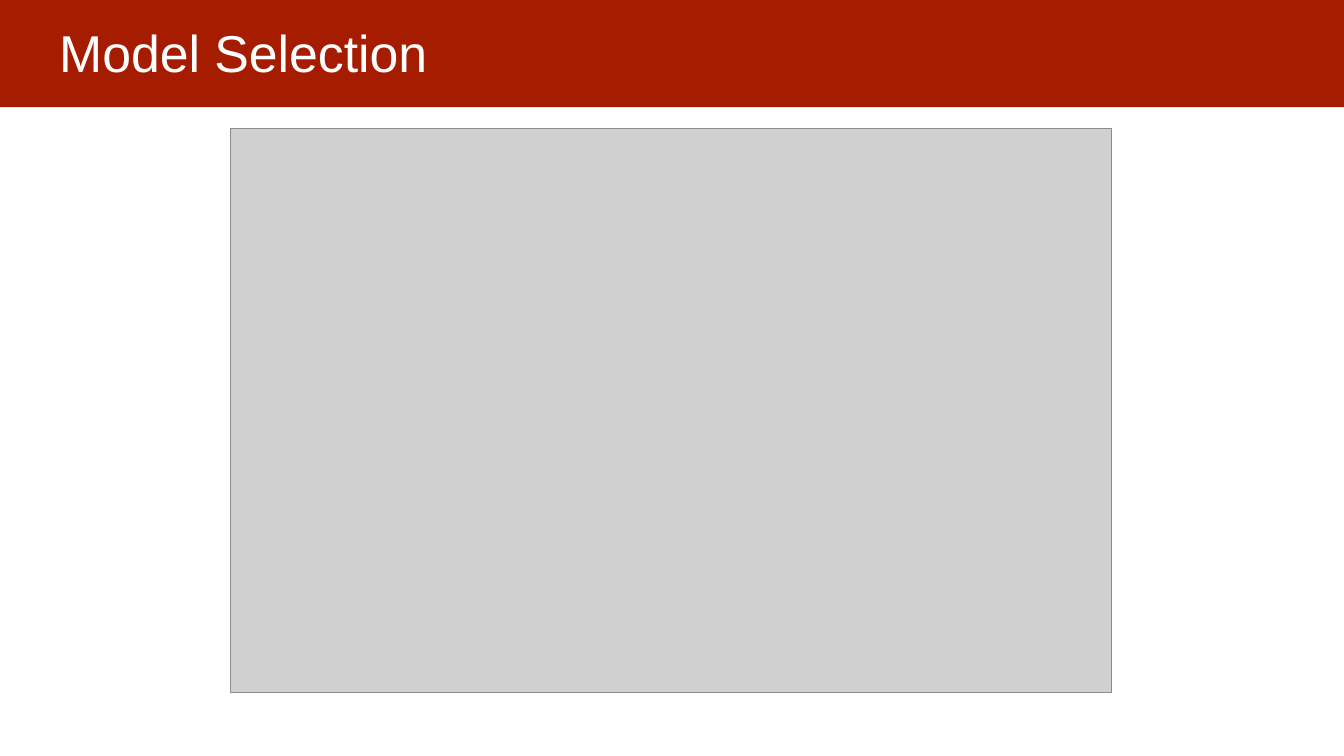
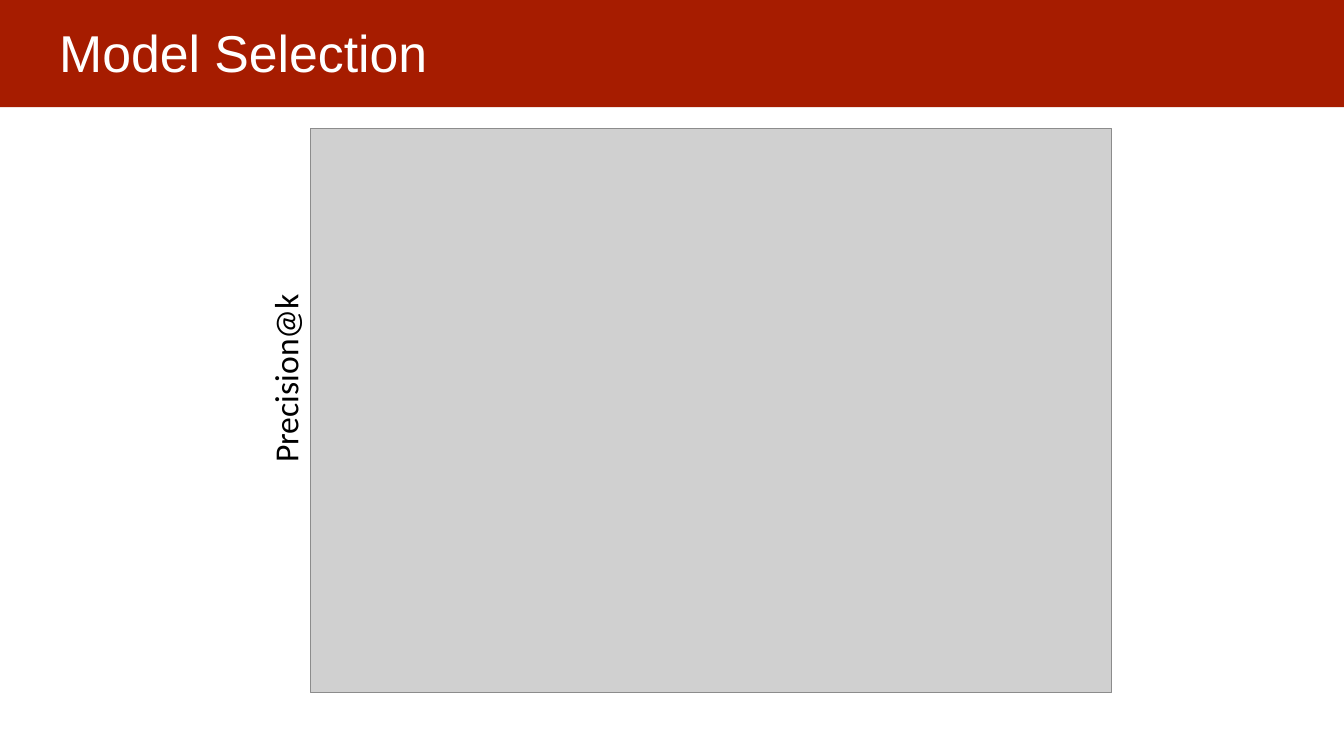
Before and after one commit to dssg/MLinPractice, a slide deck: slide 15 of Lectures/Lecture10-ModelSelection2.pptx (slide 16 before the commit). Drawn at 1344x756 pixels with LibreOffice and Linux fonts; fonts in the diff are those of the drawing; grey boxes stand for pictures. Boxes give left, top, right and bottom in pixels: in the first picture for what was removed or moved away, otherwise in the second. Text is boxed around its words. In the diff, an @@ line names an element or a change of style, - is before the commit and + after.

```diff
--- a/Lectures/Lecture10-ModelSelection2.pptx
+++ b/Lectures/Lecture10-ModelSelection2.pptx
@@ picture: place and size @@
-picture at (231,128,1112,693)
+picture at (311,128,1112,693)
@@ text added at (266,312,307,458), 24 pt, text #000000 @@
+Precision@k
```
Also in this commit, not shown: 3 other slides changed, 4 slides added, 5 slides removed.
